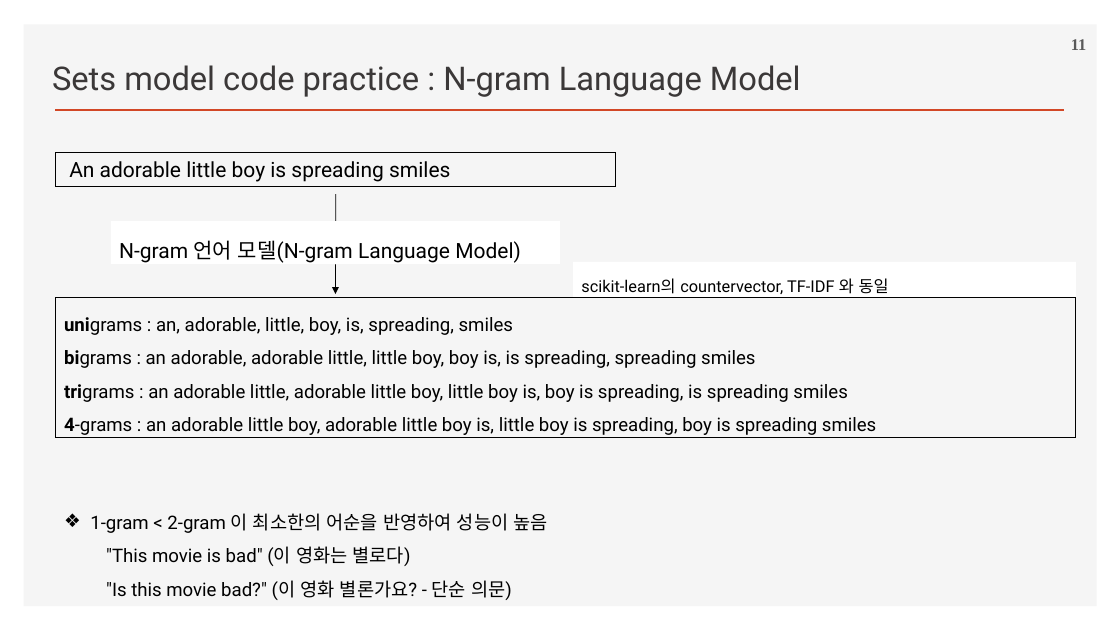
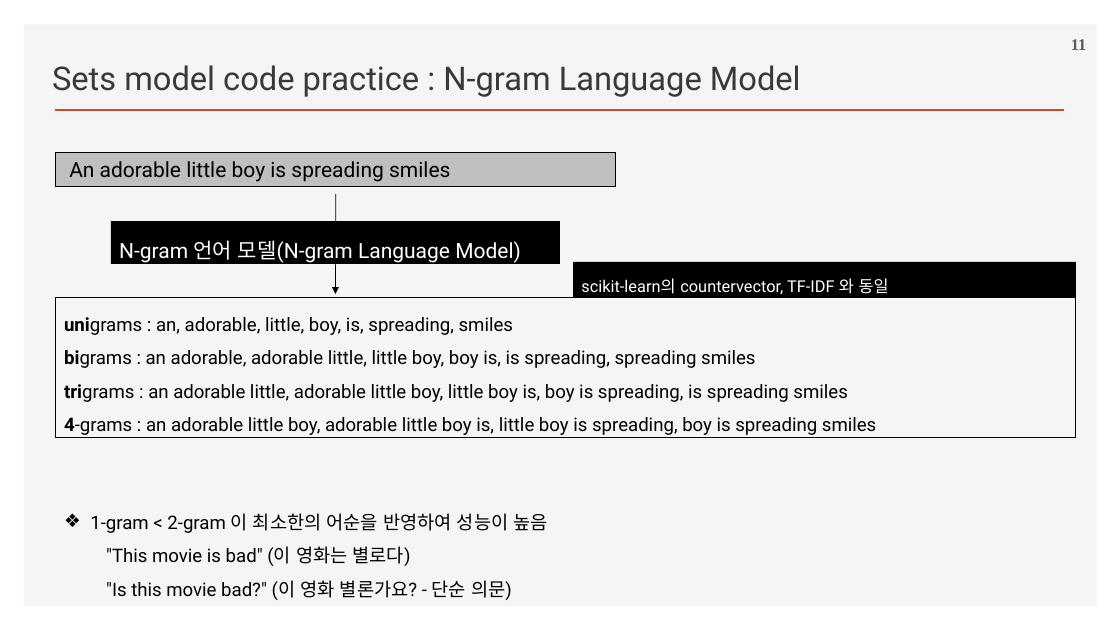
Before and after one commit to ancestor9/2026_Fall_Deep-Learning-with-Python, a slide deck: slide 11 of Chapter 14 Text classification.pptx. Drawn at 1120x630 pixels with LibreOffice and Linux fonts; fonts in the diff are those of the drawing; background and template pictures are left out. Boxes give left, top, right and bottom in pixels: in the first picture for what was removed or moved away, otherwise in the second. Text is boxed around its words. In the diff, an @@ line names an element or a change of style, - is before the commit and + after.

```diff
--- a/Chapter 14 Text classification.pptx
+++ b/Chapter 14 Text classification.pptx
@@ rectangle "An adorable little boy is ..." at (55, 153, 616, 187): fill none to #BFBFBF @@
@@ rectangle "N-gram 언어 모델(N-gram Language Model)" at (111, 221, 560, 264): text colour #000000 to #FFFFFF; fill #FFFFFF to #000000 @@
@@ rectangle "scikit-learn의 countervector, TF-IDF 와 동일" at (573, 262, 1076, 297): text colour #000000 to #FFFFFF; fill #FFFFFF to #000000 @@
```
Also in this commit, not shown: 5 other slides changed, 1 slide added, 4 slides removed.
